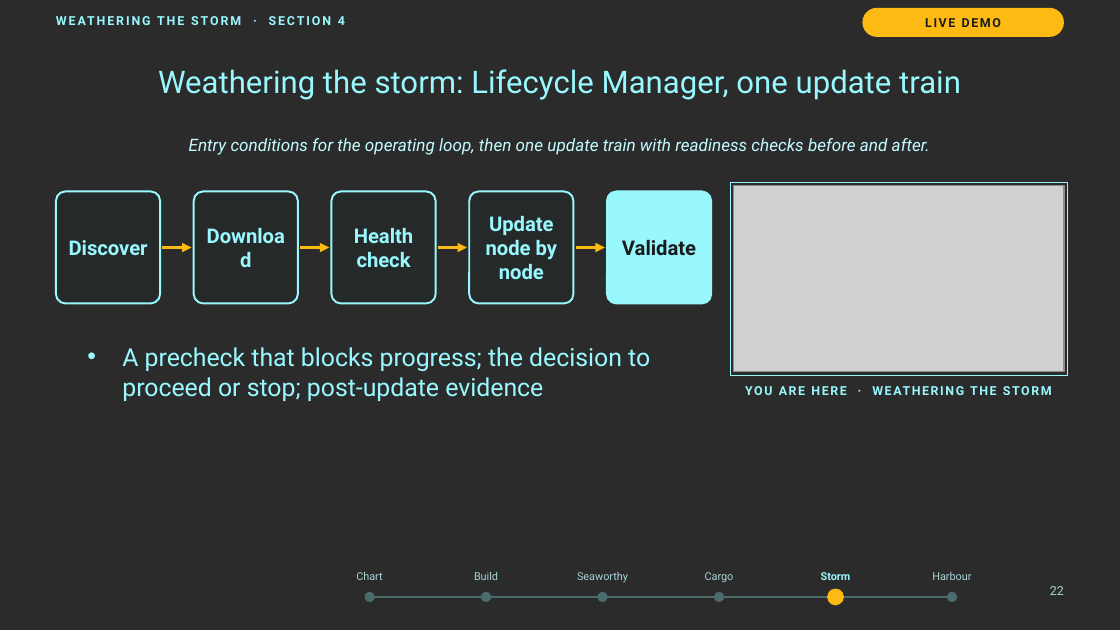
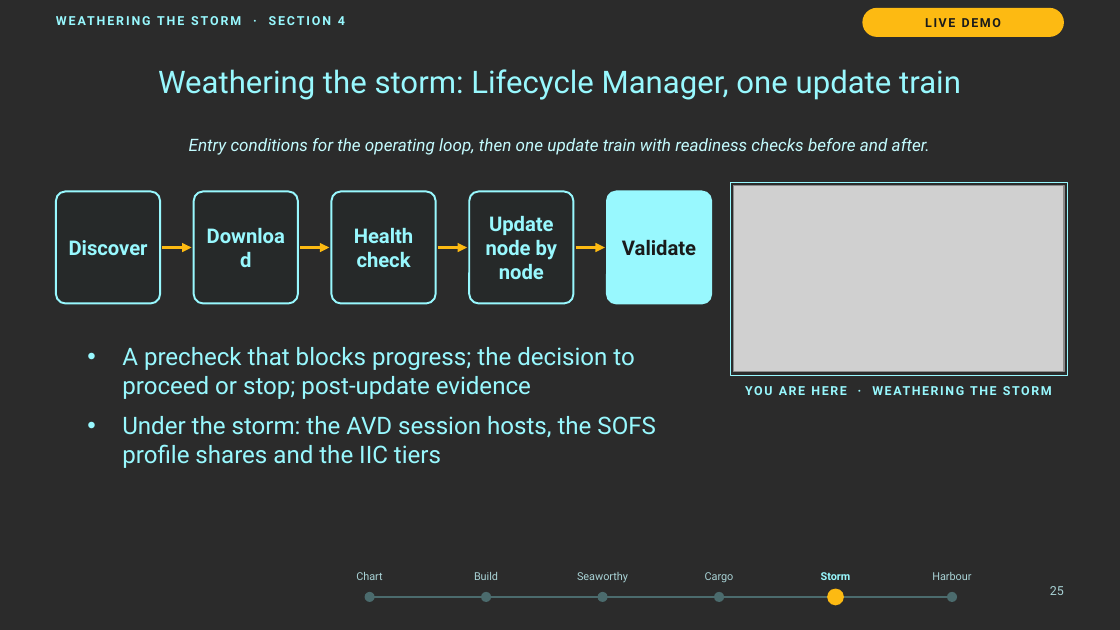
Before and after one commit to thisismydemo/nic2026_azl, a slide deck: slide 25 of presentation/Azure_Local_Discovery_to_Day2_NIC2026.pptx (slide 22 before the commit). Drawn at 1120x630 pixels with LibreOffice and Linux fonts; fonts in the diff are those of the drawing; grey boxes stand for pictures; background and template pictures are left out; a plain dark background stands for a picture behind light text. Boxes give left, top, right and bottom in pixels: in the first picture for what was removed or moved away, otherwise in the second. Text is boxed around its words. In the diff, an @@ line names an element or a change of style, - is before the commit and + after.

```diff
--- a/presentation/Azure_Local_Discovery_to_Day2_NIC2026.pptx
+++ b/presentation/Azure_Local_Discovery_to_Day2_NIC2026.pptx
@@ text at [122,347,634,399]: size 16 to 15.5 pt in "A precheck that blocks progress; the decision ..." @@
@@ text at [122,416,655,468]: paragraph added @@
+• Under the storm: the AVD session hosts, the SOFS profile shares and the IIC tiers
@@ text at [1050,586,1064,595]: text changed @@
-22
+25
```
Also in this commit, not shown: 18 other slides changed, 4 slides added, 23 other files.
